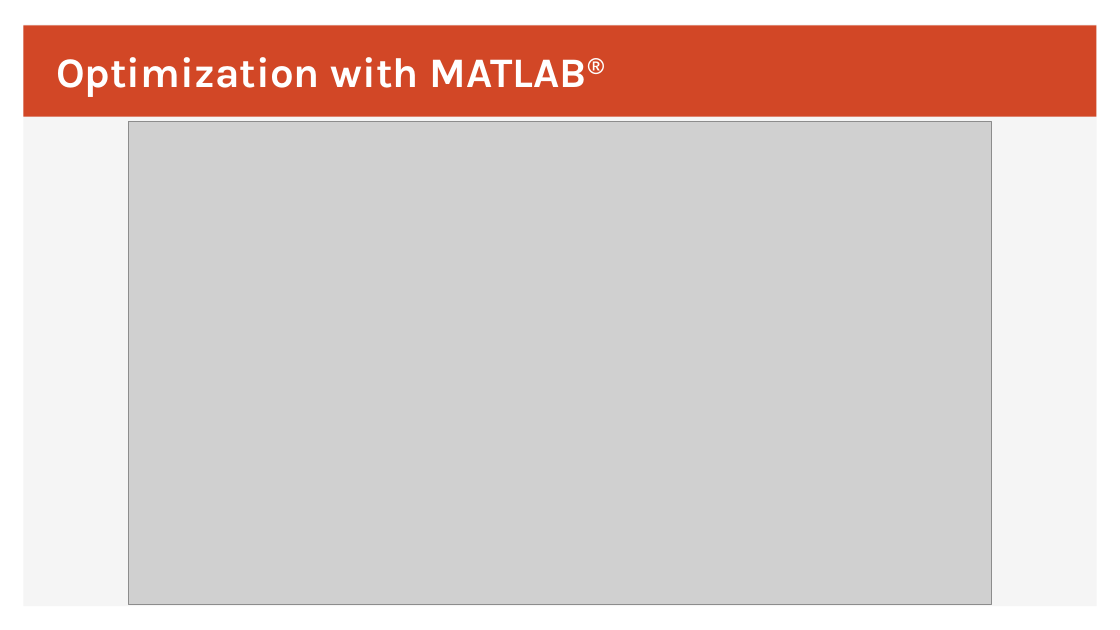
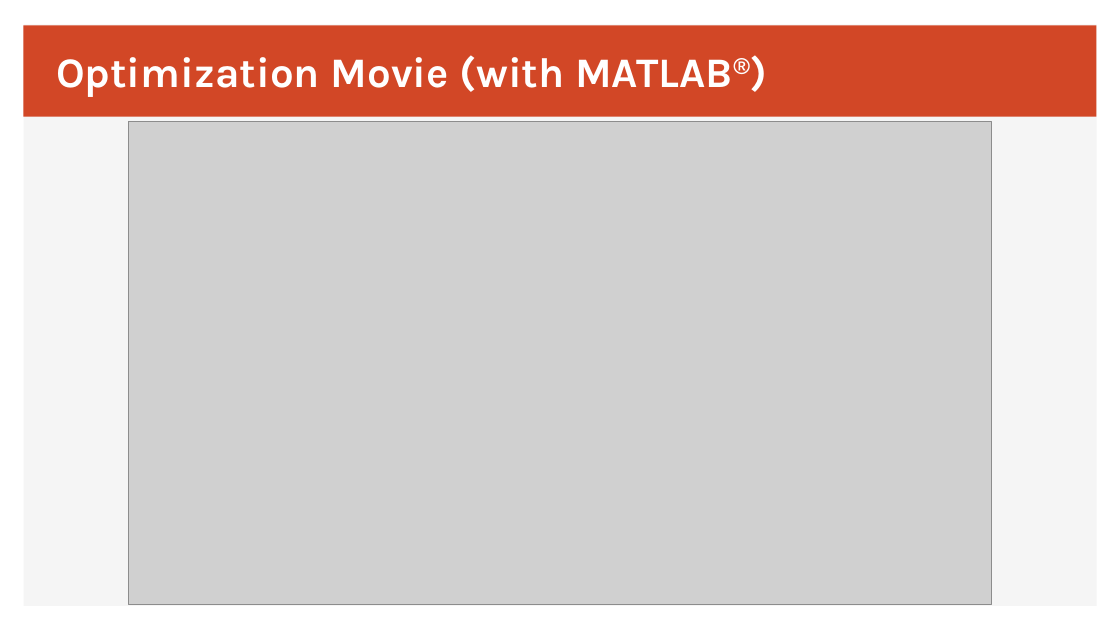
Before and after one commit to EmbDSP/GAP, a slide deck: slide 16 of GAP_Window.pptx. Drawn at 1120x630 pixels with LibreOffice and Linux fonts; fonts in the diff are those of the drawing; grey boxes stand for pictures. Boxes give left, top, right and bottom in pixels: in the first picture for what was removed or moved away, otherwise in the second. Text is boxed around its words. In the diff, an @@ line names an element or a change of style, - is before the commit and + after.

```diff
--- a/GAP_Window.pptx
+++ b/GAP_Window.pptx
@@ text at <box>56,55,733,97</box>: text changed @@
-Optimization with MATLAB®
+Optimization Movie (with MATLAB®)
```
Also in this commit, not shown: 10 other slides changed, 1 other file.
